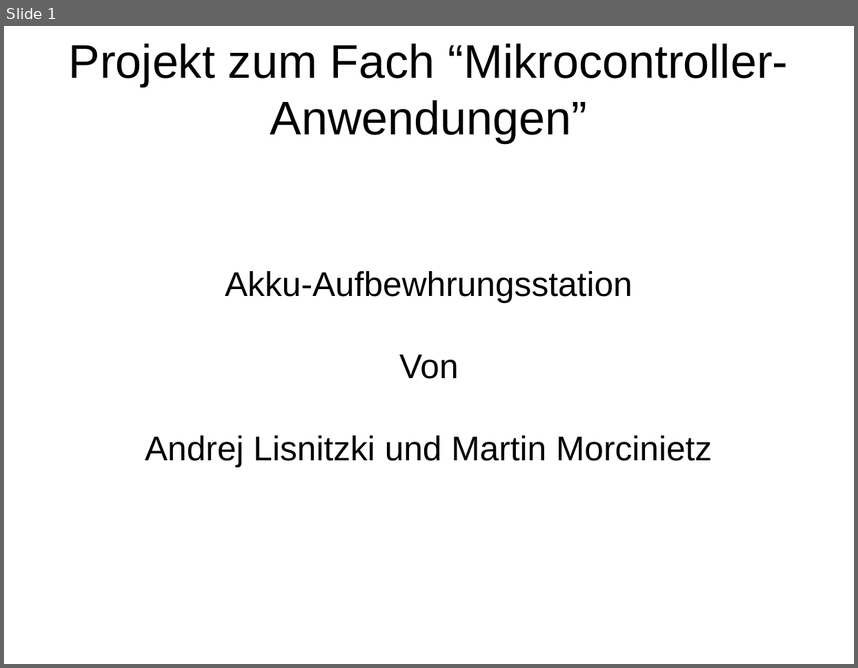
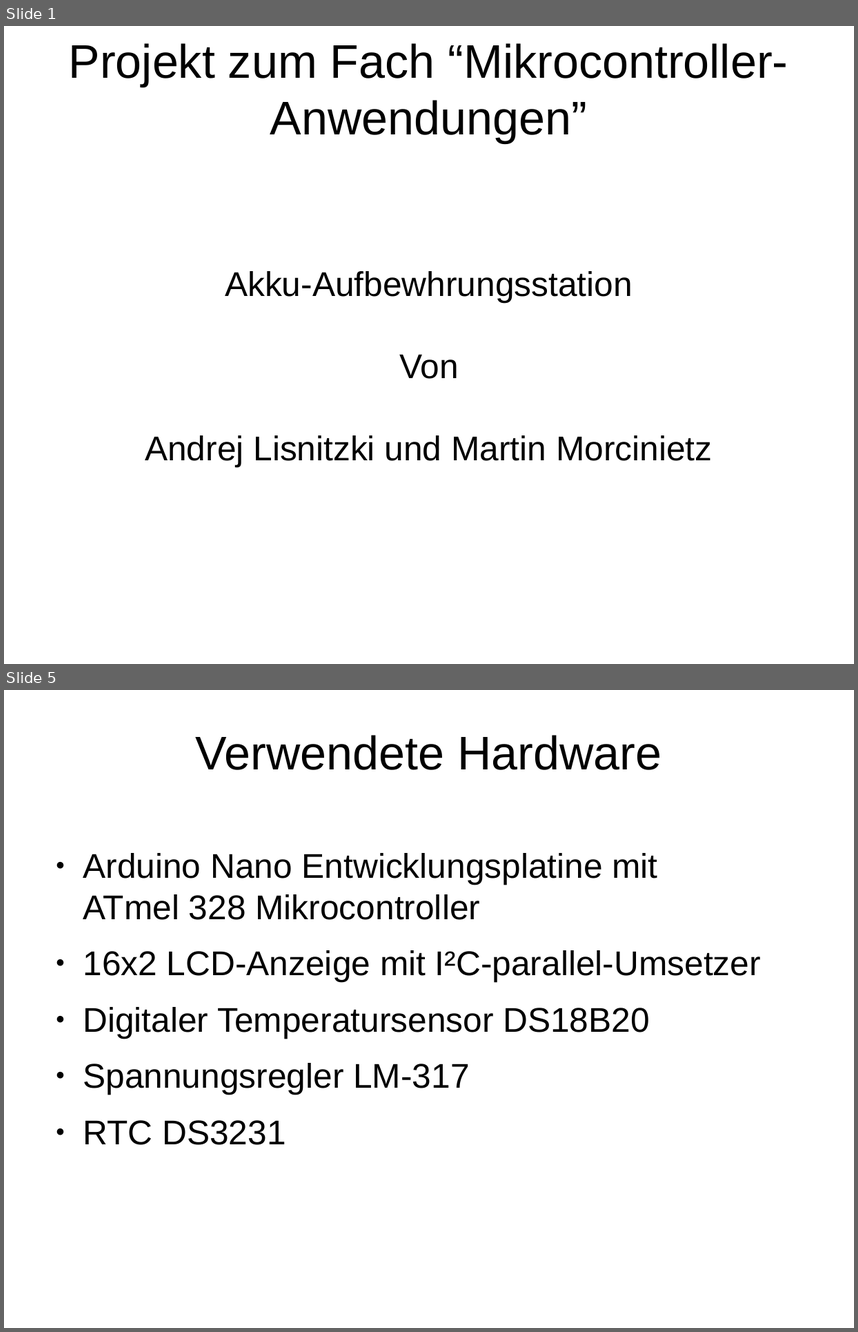
Before and after one commit to celentanos/mca, a slide deck: Vortrag.odp. Shown one above the other, each under a label of ours: slide 1 before the commit, slides 1 and 5 after it; the slides between them are not shown. The pictures are 858x668 and 858x1332 pixels, drawn with LibreOffice and Linux fonts; fonts in the diff are those of the drawing; background and template pictures are left out. Boxes give left, top, right and bottom in pixels: in the first picture for what was removed or moved away, otherwise in the second. Text is boxed around its words. In the diff, an @@ line names an element or a change of style, - is before the commit and + after.

```diff
--- a/Vortrag.odp
+++ b/Vortrag.odp
@@ slide 5 added at (4, 690, 854, 1328), background picture (left out) @@
@@ title added at (196, 735, 662, 770), 44 pt, text #000000 @@
+Verwendete Hardware
@@ text added at (83, 853, 761, 1145), 32 pt, text #000000 @@
+● Arduino Nano Entwicklungsplatine mit ATmel 328 Mikrocontroller
+● 16x2 LCD-Anzeige mit I²C-parallel-Umsetzer
+● Digitaler Temperatursensor DS18B20
+● Spannungsregler LM-317
+● RTC DS3231
```
Also in this commit, not shown: 1 slide changed, 4 other slides added, 1 slide removed.
